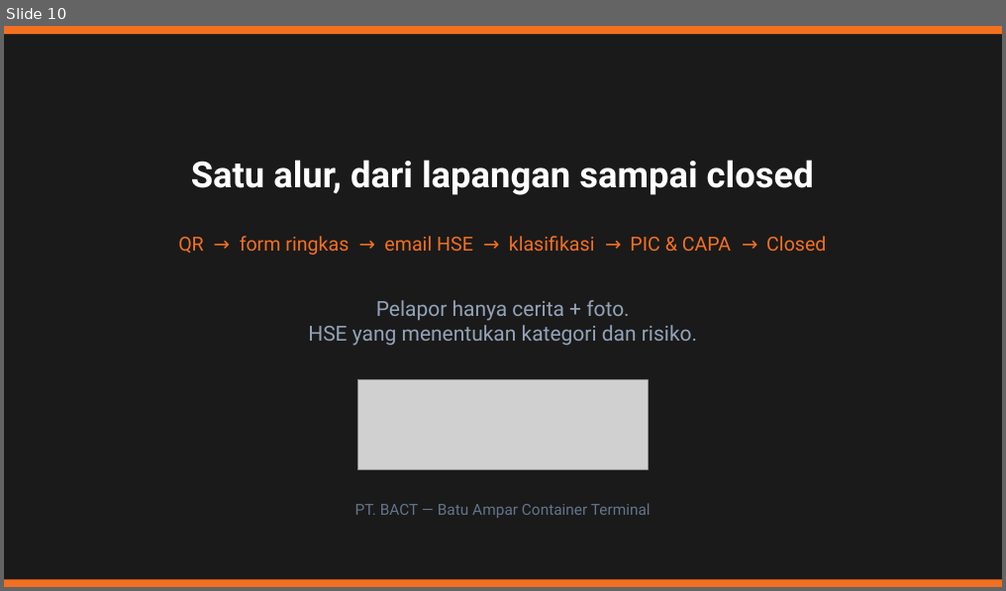
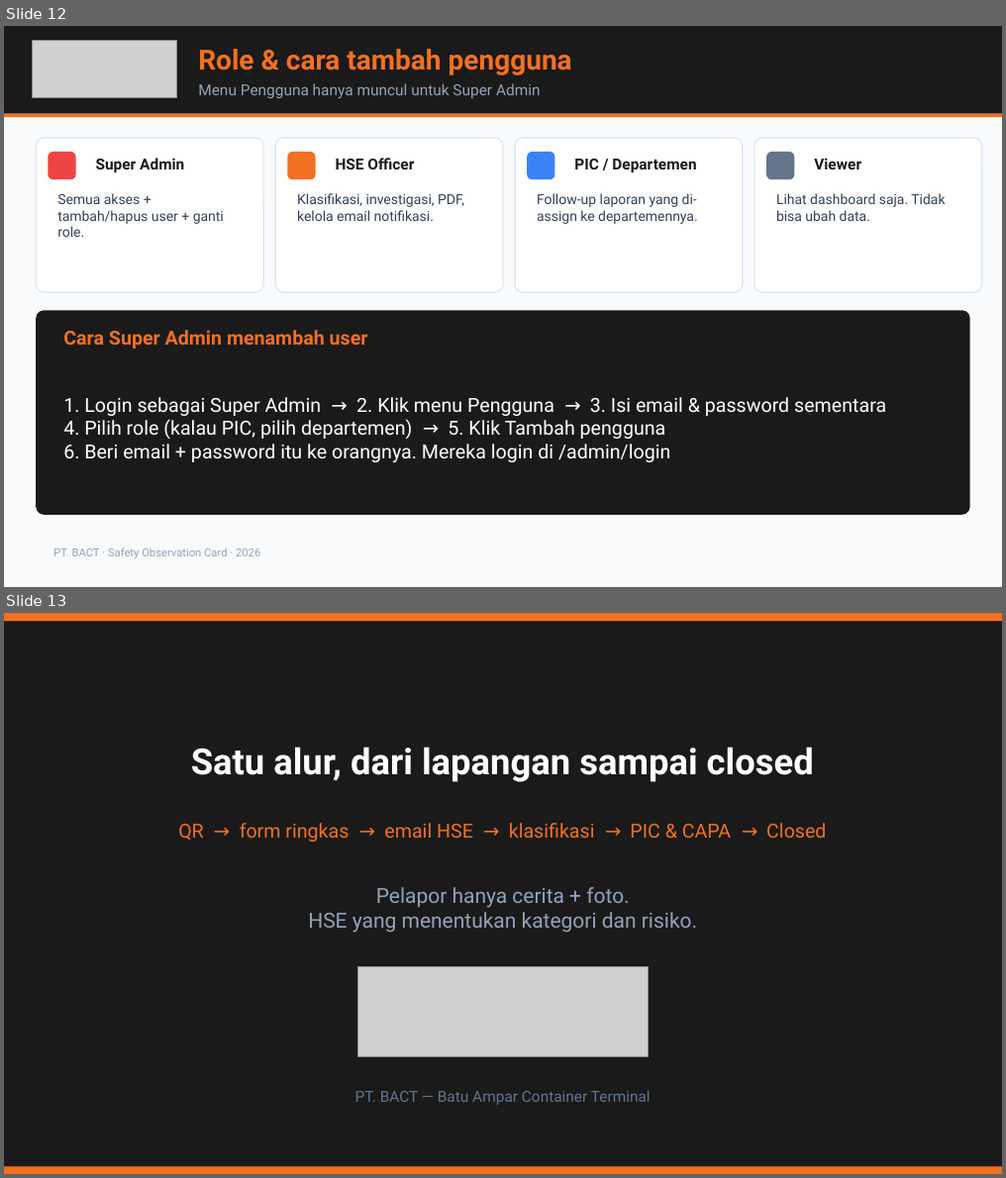
Before and after one commit to msatibi32/bact-safety-observation-modern, a slide deck: supabase/BACT-SOC-Presentasi-HSE.pptx. Shown one above the other, each under a label of ours: slide 10 before the commit, slides 12 and 13 after it. The pictures are 1006x591 and 1006x1178 pixels, drawn with LibreOffice and Linux fonts; fonts in the diff are those of the drawing; grey boxes stand for pictures. Boxes give left, top, right and bottom in pixels: in the first picture for what was removed or moved away, otherwise in the second. Text is boxed around its words. In the diff, an @@ line names an element or a change of style, - is before the commit and + after.

```diff
--- a/supabase/BACT-SOC-Presentasi-HSE.pptx
+++ b/supabase/BACT-SOC-Presentasi-HSE.pptx
@@ slide 12 added at [4, 26, 1002, 587], background #F8FAFC @@
@@ rectangle added at [4, 26, 1002, 114], fill #1A1A1A @@
@@ picture added at [32, 40, 176, 98] @@
@@ text added at [198, 49, 572, 76], 20 pt, text #F37021, bold @@
+Role & cara tambah pengguna
@@ text added at [198, 83, 541, 98], 11 pt, text #94A3B8 @@
+Menu Pengguna hanya muncul untuk Super Admin
@@ rectangle added at [4, 114, 1002, 118], fill #F37021 @@
@@ rounded rectangle added at [36, 138, 263, 292], fill #FFFFFF, outline #E2E8F0 1 pt @@
@@ rounded rectangle added at [275, 138, 503, 292], fill #FFFFFF, outline #E2E8F0 1 pt @@
@@ rounded rectangle added at [515, 138, 743, 292], fill #FFFFFF, outline #E2E8F0 1 pt @@
@@ rounded rectangle added at [754, 138, 982, 292], fill #FFFFFF, outline #E2E8F0 1 pt @@
@@ rounded rectangle added at [48, 152, 76, 179], fill #EF4444 @@
@@ text added at [96, 158, 184, 173], 11 pt, text #1A1A1A, bold @@
+Super Admin
@@ rounded rectangle added at [287, 152, 315, 179], fill #F37021 @@
@@ text added at [336, 158, 414, 170], 11 pt, text #1A1A1A, bold @@
+HSE Officer
@@ rounded rectangle added at [527, 152, 554, 179], fill #3B82F6 @@
@@ text added at [574, 159, 696, 173], 11 pt, text #1A1A1A, bold @@
+PIC / Departemen
@@ rounded rectangle added at [766, 152, 794, 179], fill #64748B @@
@@ text added at [814, 158, 861, 170], 11 pt, text #1A1A1A, bold @@
+Viewer
@@ text added at [57, 193, 224, 237], 10 pt, text #334155 @@
+Semua akses + tambah/hapus user + ganti role.
@@ text added at [297, 193, 464, 221], 10 pt, text #334155 @@
+Klasifikasi, investigasi, PDF, kelola email notifikasi.
@@ text added at [537, 193, 698, 224], 10 pt, text #334155 @@
+Follow-up laporan yang di-assign ke departemennya.
@@ text added at [776, 193, 944, 221], 10 pt, text #334155 @@
+Lihat dashboard saja. Tidak bisa ubah data.
@@ rounded rectangle added at [36, 310, 970, 515], fill #1A1A1A @@
@@ text added at [63, 330, 368, 349], 14 pt, text #F37021, bold @@
+Cara Super Admin menambah user
@@ text added at [63, 397, 886, 463], 14 pt, text #FFFFFF @@
+1. Login sebagai Super Admin → 2. Klik menu Pengguna → 3. Isi email & password sementara
+4. Pilih role (kalau PIC, pilih departemen) → 5. Klik Tambah pengguna
+6. Beri email + password itu ke orangnya. Mereka login di /admin/login
@@ text added at [54, 548, 260, 559], 8 pt, text #94A3B8 @@
+PT. BACT · Safety Observation Card · 2026
@@ what was slide 10 is now slide 13 @@
```
Also in this commit, not shown: 2 slides changed, 3 other slides added, 1 slide removed, 8 other files.
